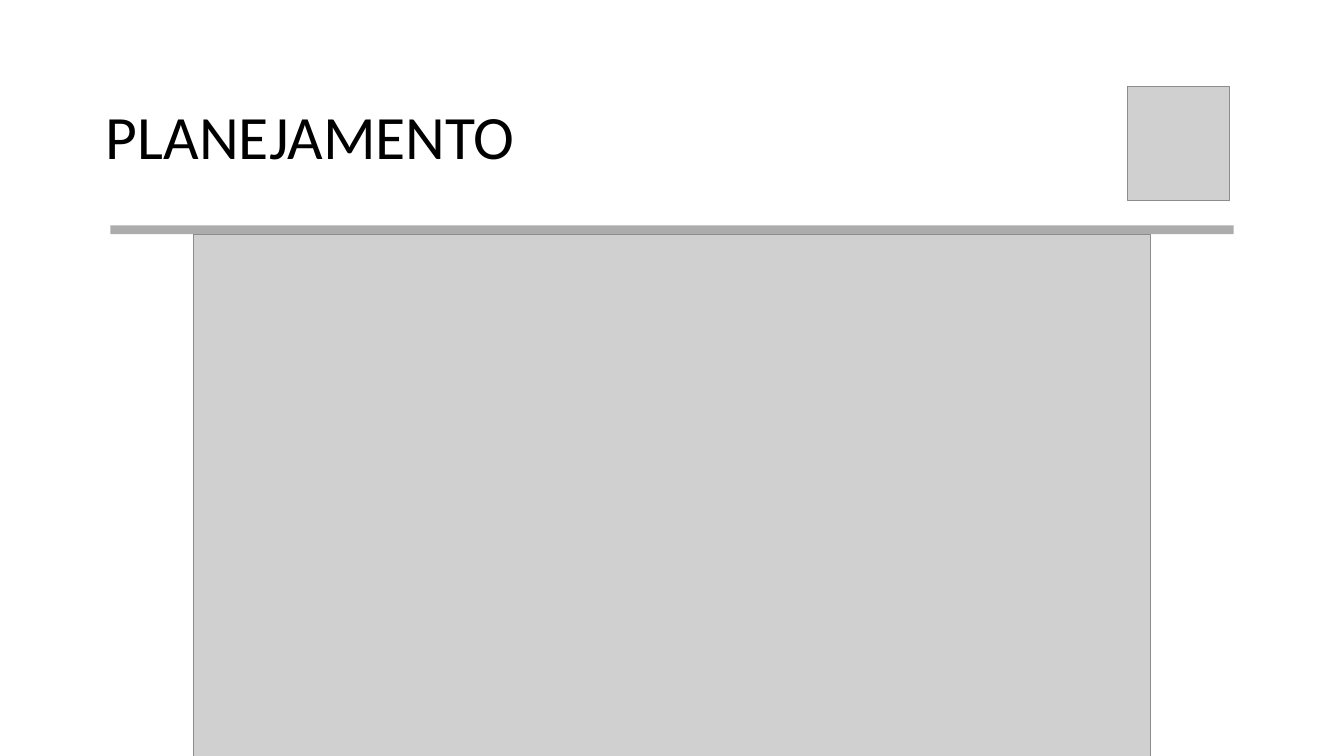
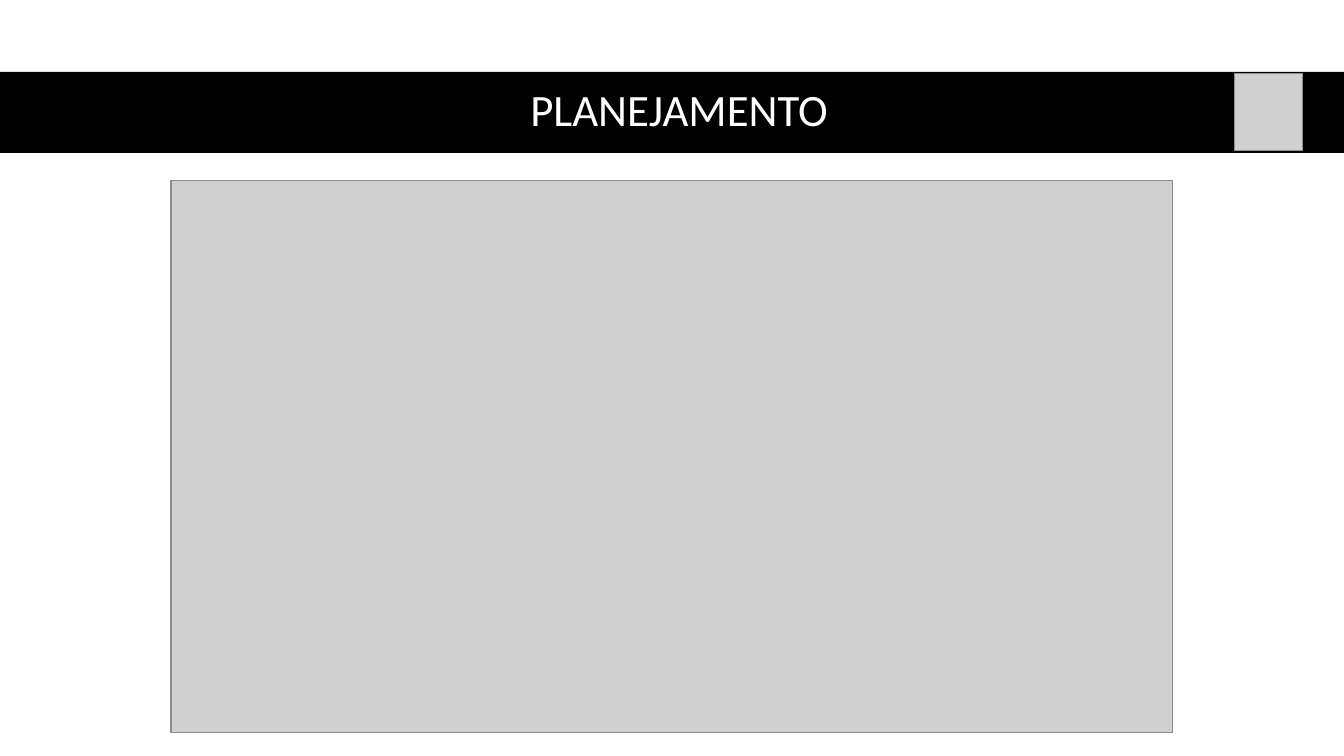
Before and after one commit to vitorsilv/Next-Streaming, a slide deck: slide 6 of Documentação/Apresentação.pptx (slide 9 before the commit). Drawn at 1344x756 pixels with LibreOffice and Linux fonts; fonts in the diff are those of the drawing; grey boxes stand for pictures. Boxes give left, top, right and bottom in pixels: in the first picture for what was removed or moved away, otherwise in the second. Text is boxed around its words. In the diff, an @@ line names an element or a change of style, - is before the commit and + after.

```diff
--- a/Documentação/Apresentação.pptx
+++ b/Documentação/Apresentação.pptx
@@ rectangle added at [0, 72, 1344, 153], fill #000000 @@
@@ title "PLANEJAMENTO": place and size @@
-title "PLANEJAMENTO" at [106, 119, 515, 160]
+title "PLANEJAMENTO" at [530, 97, 827, 127]
@@ title "PLANEJAMENTO" at [530, 97, 827, 127]: size 44 to 32 pt, text colour #000000 to #FFFFFF; alignment left to centre @@
@@ picture: place and size @@
-picture at [1128, 87, 1230, 200]
+picture at [1234, 74, 1303, 150]
@@ picture: place and size @@
-picture at [194, 234, 1150, 756]
+picture at [171, 180, 1174, 733]
@@ rectangle removed at [110, 226, 1233, 235] @@
```
Also in this commit, not shown: 14 other slides changed, 7 slides removed, 2 other files.
